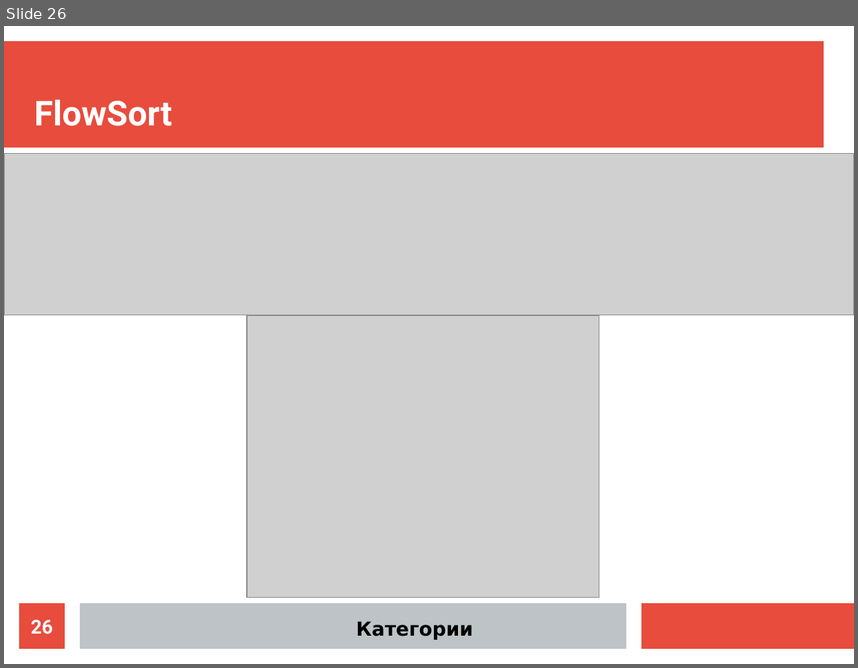
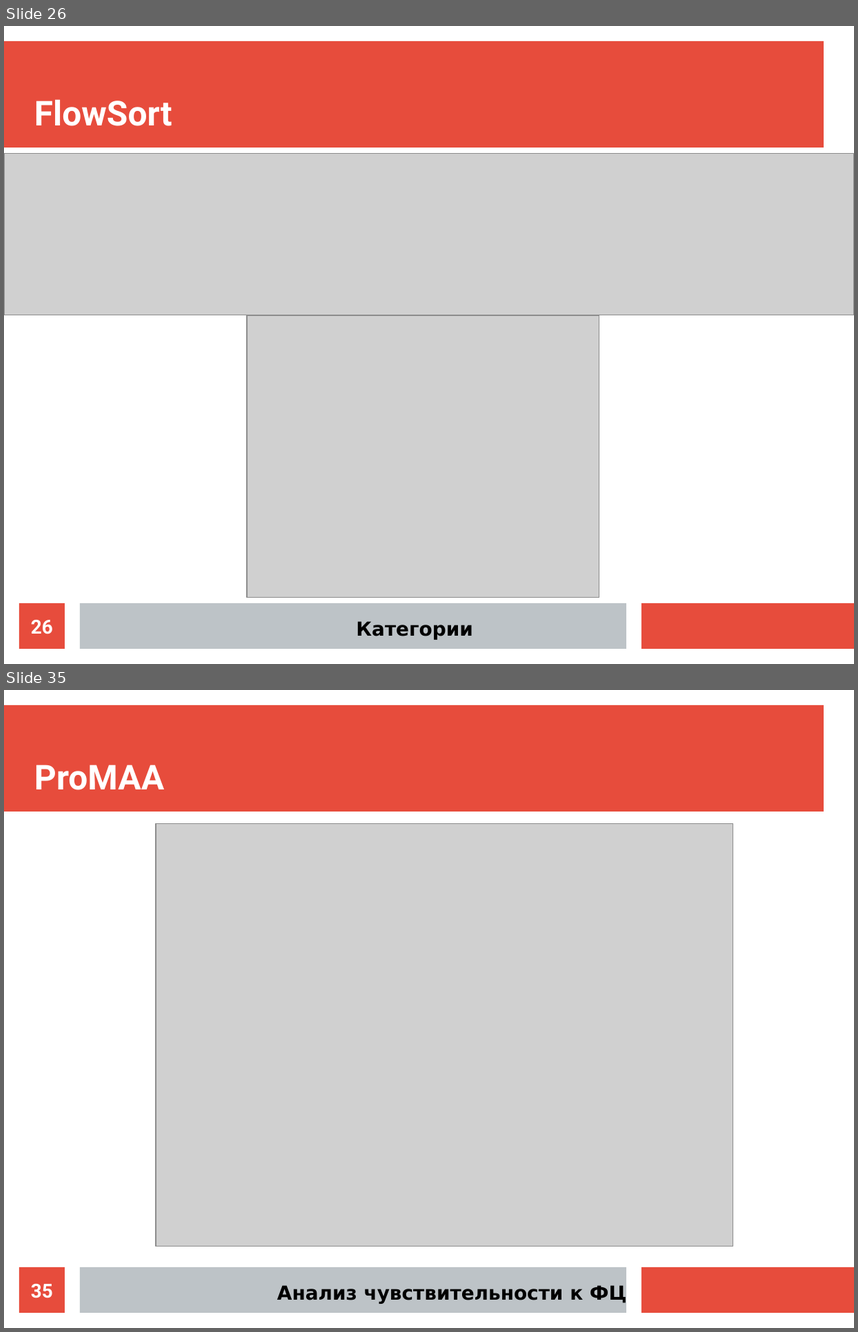
Before and after one commit to ikherty/DA, a slide deck: CW_Petrenko.odp. Shown one above the other, each under a label of ours: slide 26 before the commit, slides 26 and 35 after it; the slides between them are not shown. The pictures are 858x668 and 858x1332 pixels, drawn with LibreOffice and Linux fonts; fonts in the diff are those of the drawing; grey boxes stand for pictures. Boxes give left, top, right and bottom in pixels: in the first picture for what was removed or moved away, otherwise in the second. Text is boxed around its words. In the diff, an @@ line names an element or a change of style, - is before the commit and + after.

```diff
--- a/CW_Petrenko.odp
+++ b/CW_Petrenko.odp
@@ slide 35 added at [4,690,854,1328], background #FFFFFF; not listed: 3 template elements that a slide beside it also shows @@
@@ title added at [34,765,164,790], 32 pt, text #FFFFFF, bold @@
+ProMAA
@@ picture added at [156,823,733,1246] @@
@@ page number added at [19,1267,65,1312], fill #E74C3C, 18 pt, text #FFFFFF, bold @@
+35
@@ title added at [277,1283,627,1303], 18 pt, text #000000, bold @@
+Анализ чувствительности к ФЦ
```
Also in this commit, not shown: 6 slides changed, 8 other slides added, 6 slides removed, 3 other files.
